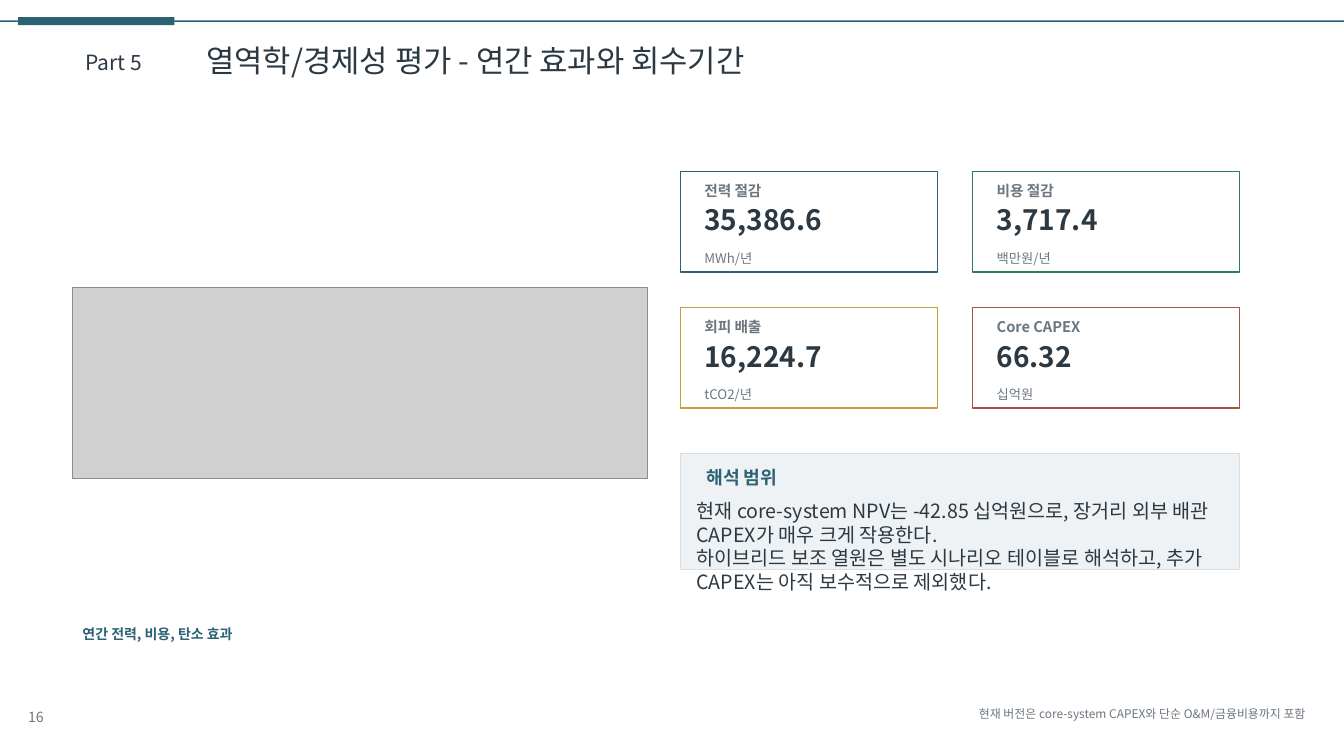
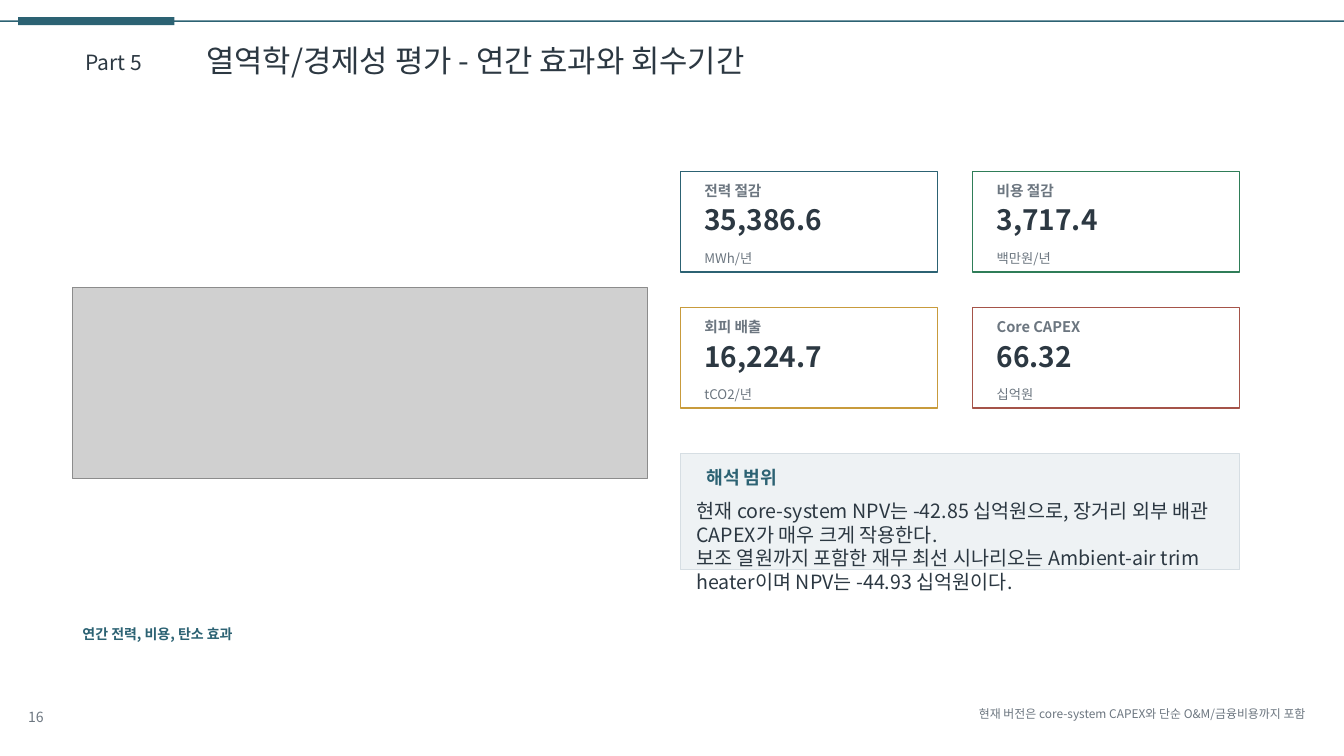
Before and after one commit to CuriousN006/lng-idc-design-study, a slide deck: slide 16 of deliverables/presentation_draft.pptx. Drawn at 1344x756 pixels with LibreOffice and Linux fonts; fonts in the diff are those of the drawing; grey boxes stand for pictures. Boxes give left, top, right and bottom in pixels: in the first picture for what was removed or moved away, otherwise in the second. Text is boxed around its words. In the diff, an @@ line names an element or a change of style, - is before the commit and + after.

```diff
--- a/deliverables/presentation_draft.pptx
+++ b/deliverables/presentation_draft.pptx
@@ text at box(696, 548, 1200, 591): text changed @@
-하이브리드 보조 열원은 별도 시나리오 테이블로 해석하고, 추가 CAPEX는 아직 보수적으로 제외했다.
+보조 열원까지 포함한 재무 최선 시나리오는 Ambient-air trim heater이며 NPV는 -44.93 십억원이다.
```
Also in this commit, not shown: 1 other slide changed, 15 other files.
